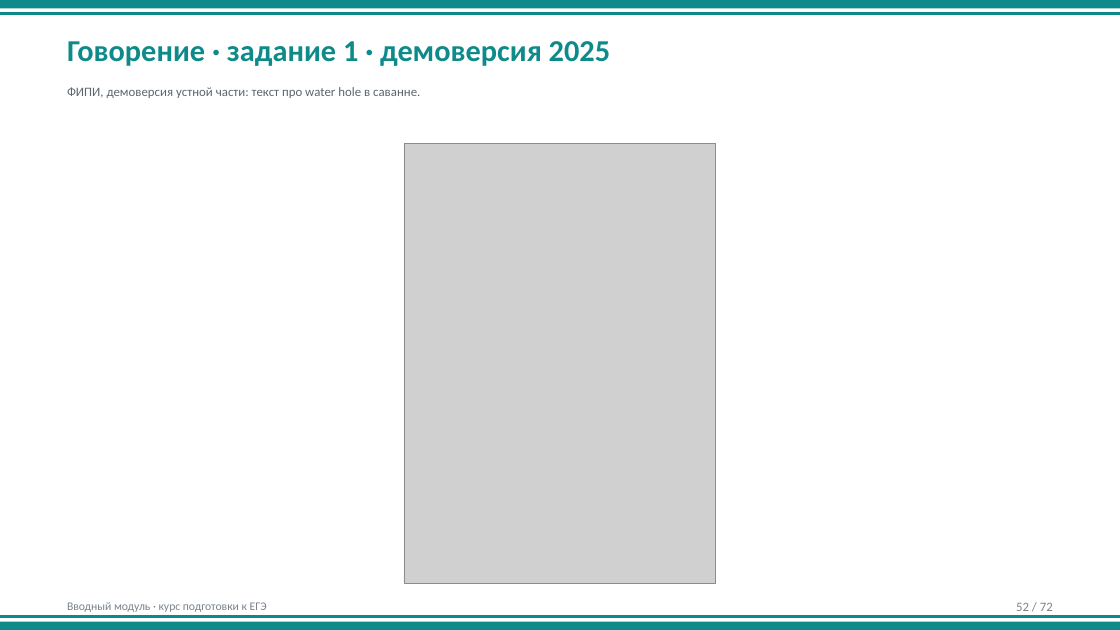
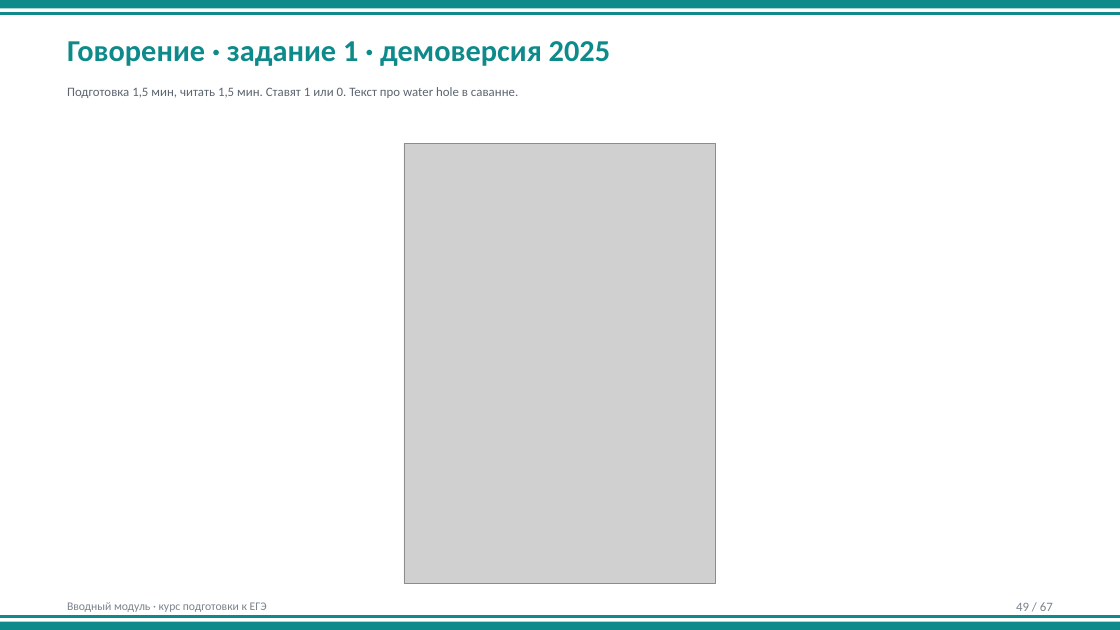
Before and after one commit to munlightshadow/music, a slide deck: slide 49 of ege-english-course/03-curriculum/intro-student/вводный-модуль.pptx (slide 52 before the commit). Drawn at 1120x630 pixels with LibreOffice and Linux fonts; fonts in the diff are those of the drawing; grey boxes stand for pictures. Boxes give left, top, right and bottom in pixels: in the first picture for what was removed or moved away, otherwise in the second. Text is boxed around its words. In the diff, an @@ line names an element or a change of style, - is before the commit and + after.

```diff
--- a/ege-english-course/03-curriculum/intro-student/вводный-модуль.pptx
+++ b/ege-english-course/03-curriculum/intro-student/вводный-модуль.pptx
@@ text at [67,87,518,98]: text changed @@
-ФИПИ, демоверсия устной части: текст про water hole в саванне.
+Подготовка 1,5 мин, читать 1,5 мин. Ставят 1 или 0. Текст про water hole в саванне.
@@ text at [1016,602,1053,611]: text changed @@
-52 / 72
+49 / 67
```
Also in this commit, not shown: 66 other slides changed, 5 slides removed, 56 other files.
